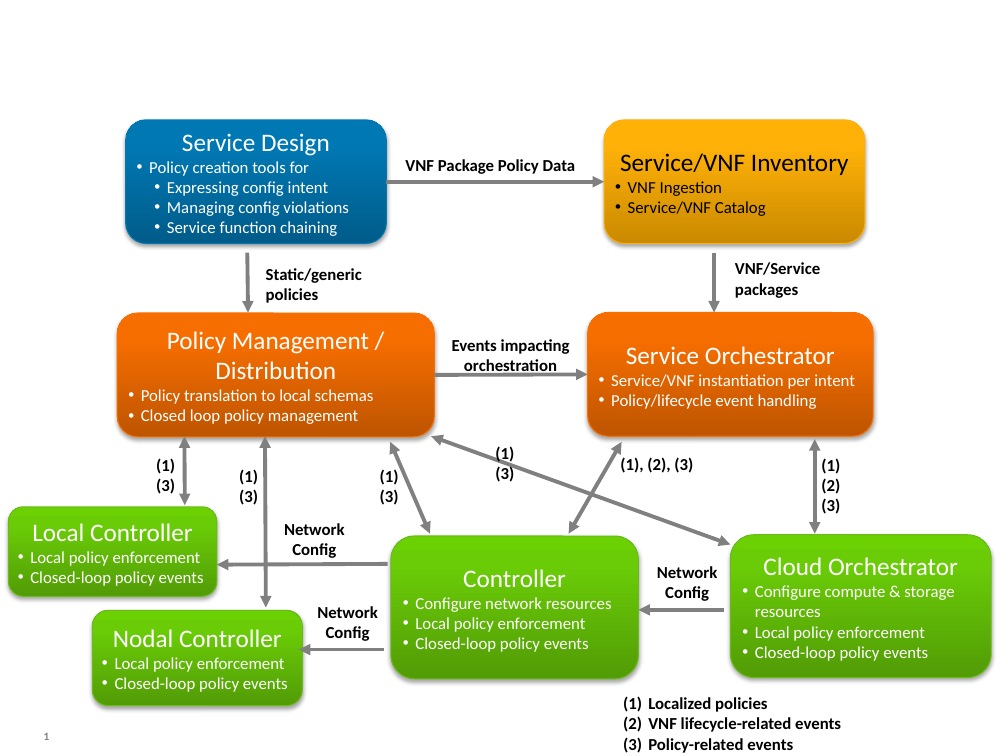
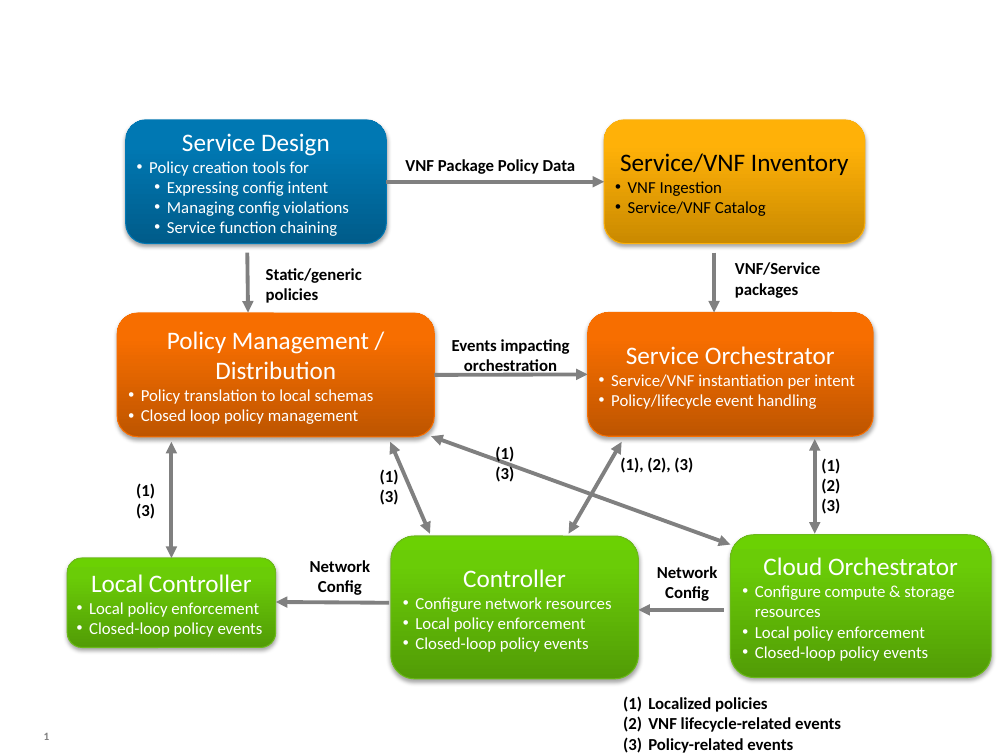
Before and after one commit to opnfv/copper, a slide deck: slide 1 of design_docs/images/policy_architecture.pptx. Drawn at 1008x756 pixels with LibreOffice and Linux fonts; fonts in the diff are those of the drawing. Boxes give left, top, right and bottom in pixels: in the first picture for what was removed or moved away, otherwise in the second. Text is boxed around its words. In the diff, an @@ line names an element or a change of style, - is before the commit and + after.

```diff
--- a/design_docs/images/policy_architecture.pptx
+++ b/design_docs/images/policy_architecture.pptx
@@ double arrow moved from (184, 436) - (184, 505) to (171, 442) - (171, 558) @@
@@ double arrow removed from (265, 436) to (266, 608) @@
@@ text "(1)": place and size @@
-text "(1)" at (156, 458, 175, 494)
+text "(1)" at (136, 483, 155, 519)
@@ text removed at (239, 469, 258, 505) @@
-(1)
-(3)
@@ text removed at (284, 523, 345, 558) @@
-Network Config
@@ rounded rectangle "Local Controller": place and size @@
-rounded rectangle "Local Controller" at (8, 507, 217, 597)
+rounded rectangle "Local Controller" at (68, 558, 276, 648)
@@ text "Network Config": place and size @@
-text "Network Config" at (317, 606, 378, 641)
+text "Network Config" at (310, 560, 371, 595)
@@ rounded rectangle removed at (93, 611, 302, 706) @@
-Nodal Controller
-• Local policy enforcement
-• Closed-loop policy events
@@ arrow moved from (388, 563) - (217, 564) to (389, 603) - (276, 602) @@
@@ arrow removed from (384, 649) to (298, 649) @@
```
Also in this commit, not shown: 2 other files.
